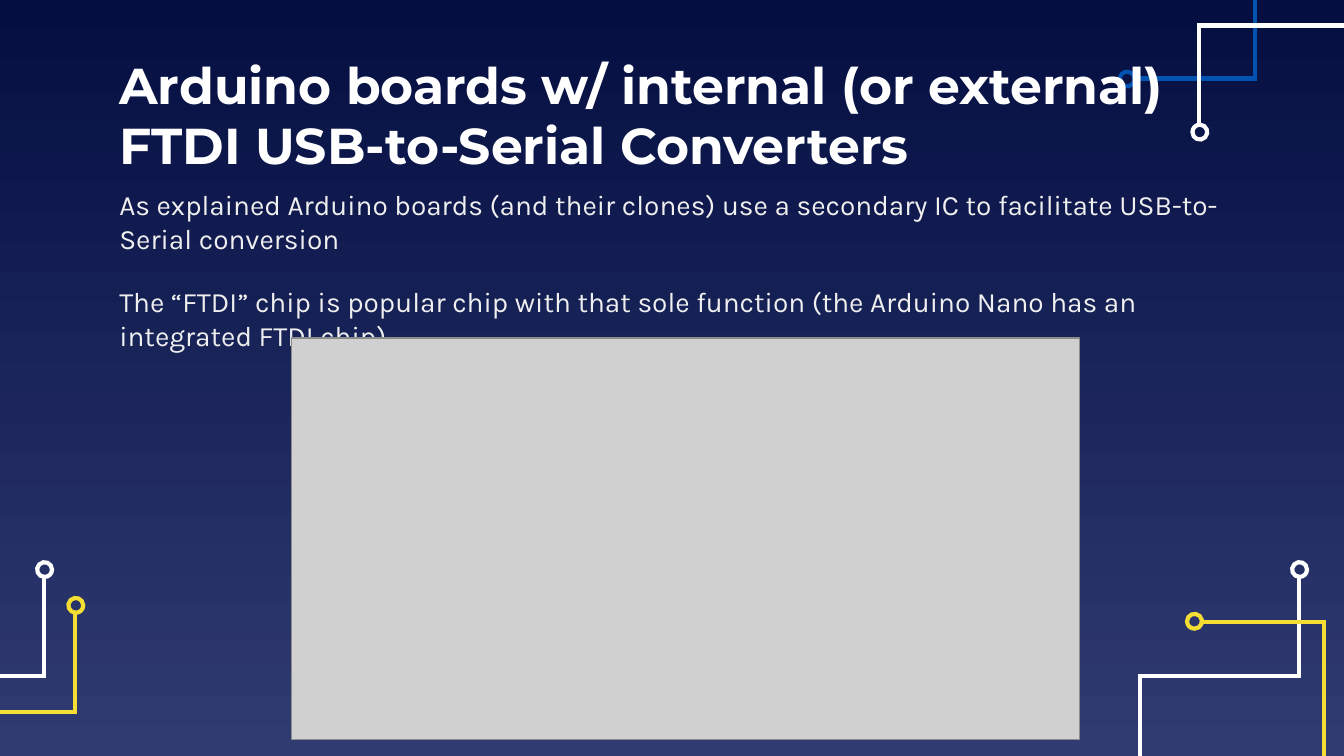
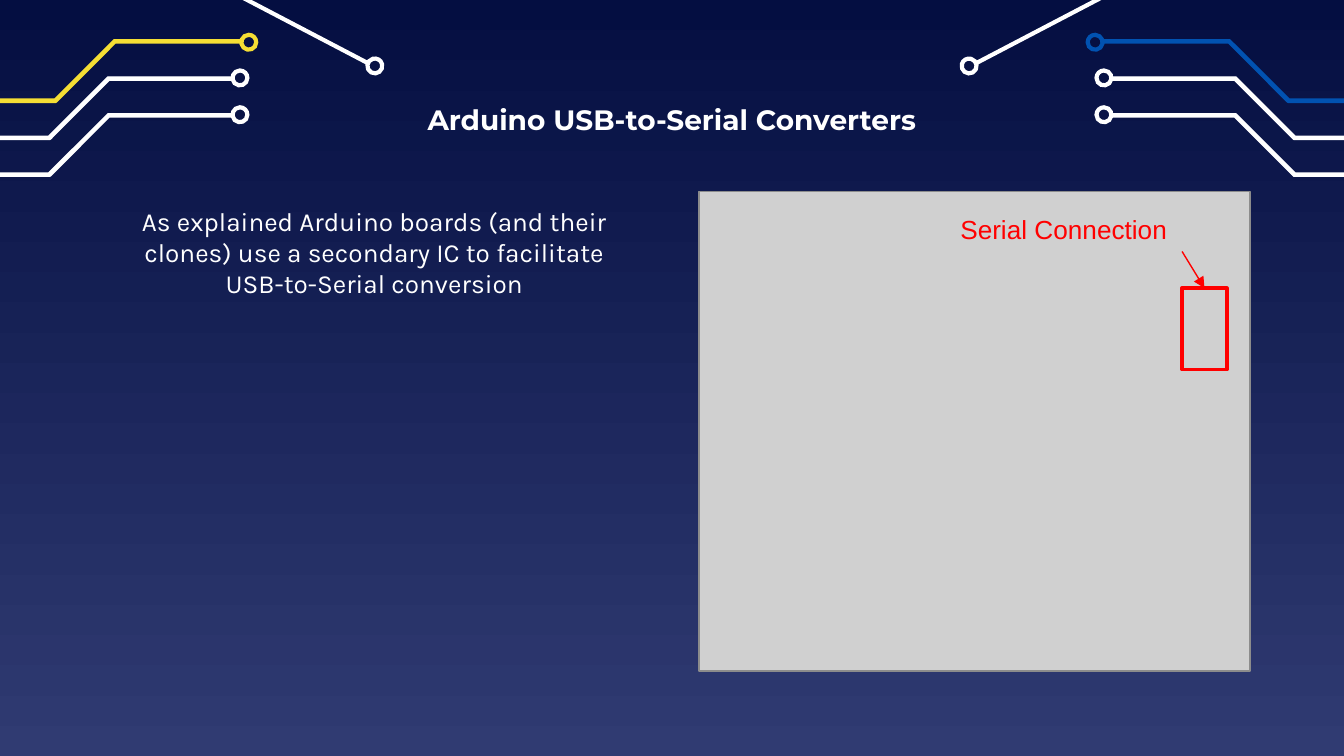
Before and after one commit to EELabMan/Arduino-4-Serial-Communications, a slide deck: slide 4 of Arduino Workshop 4 Serial Communication.pptx. Drawn at 1344x756 pixels with LibreOffice and Linux fonts; fonts in the diff are those of the drawing; grey boxes stand for pictures. Boxes give left, top, right and bottom in pixels: in the first picture for what was removed or moved away, otherwise in the second. Text is boxed around its words. In the diff, an @@ line names an element or a change of style, - is before the commit and + after.

```diff
--- a/Arduino Workshop 4 Serial Communication.pptx
+++ b/Arduino Workshop 4 Serial Communication.pptx
@@ freeform shape at box(976, 0, 1341, 146): rotation 0 to 15 degrees; outline redrawn @@
@@ freeform shape removed at box(1136, 0, 1255, 78) @@
@@ freeform shape: place and size @@
-freeform shape at box(66, 595, 83, 613)
+freeform shape at box(239, 35, 257, 52)
@@ group added at box(0, 0, 385, 177): 6 freeform shapes @@
@@ group added at box(959, 40, 1344, 177): 4 freeform shapes @@
@@ freeform shape: place and size @@
-freeform shape at box(1120, 71, 1137, 89)
+freeform shape at box(1087, 35, 1105, 52)
@@ freeform shape: place and size @@
-freeform shape at box(35, 559, 52, 577)
+freeform shape at box(230, 70, 247, 87)
@@ freeform shape: place and size @@
-freeform shape at box(1290, 559, 1308, 577)
+freeform shape at box(1097, 70, 1114, 87)
@@ title at box(428, 108, 916, 131): text changed; size 27 to 15 pt @@
-Arduino boards w/ internal (or external) FTDI USB-to-Serial Converters
+Arduino USB-to-Serial Converters
@@ freeform shape: place and size @@
-freeform shape at box(1192, 125, 1210, 142)
+freeform shape at box(1097, 108, 1114, 125)
@@ text "As explained Arduino boards (and ...": place and size @@
-text "As explained Arduino boards (and ..." at box(119, 195, 1217, 353)
+text "As explained Arduino boards (and ..." at box(142, 212, 606, 294)
@@ text "As explained Arduino boards (and ..." at box(142, 212, 606, 294): size 15 to 14 pt, text colour #EFEFEF to #FFFFFF; alignment left to centre; more space between paragraphs @@
@@ picture added at box(699, 191, 1250, 671) @@
@@ text added at box(960, 220, 1166, 240), 14 pt, text #FF0000 @@
+Serial Connection
@@ arrow added from (1183, 251) to (1204, 288), #FF0000 0.75 pt @@
@@ text at box(119, 292, 1136, 353): paragraph removed @@
-The “FTDI” chip is popular chip with that sole function (the Arduino Nano has an integrated FTDI chip)
@@ rectangle added at box(1183, 288, 1227, 370), outline #FF0000 2 pt @@
@@ picture removed at box(292, 339, 1079, 741) @@
@@ freeform shape removed at box(0, 575, 43, 756) @@
@@ freeform shape removed at box(1140, 575, 1298, 756) @@
@@ freeform shape removed at box(0, 612, 74, 756) @@
@@ freeform shape removed at box(1187, 612, 1204, 629) @@
@@ freeform shape removed at box(1202, 622, 1322, 756) @@
```
Also in this commit, not shown: 22 other slides changed, 1 slide added, 7 slides removed.
